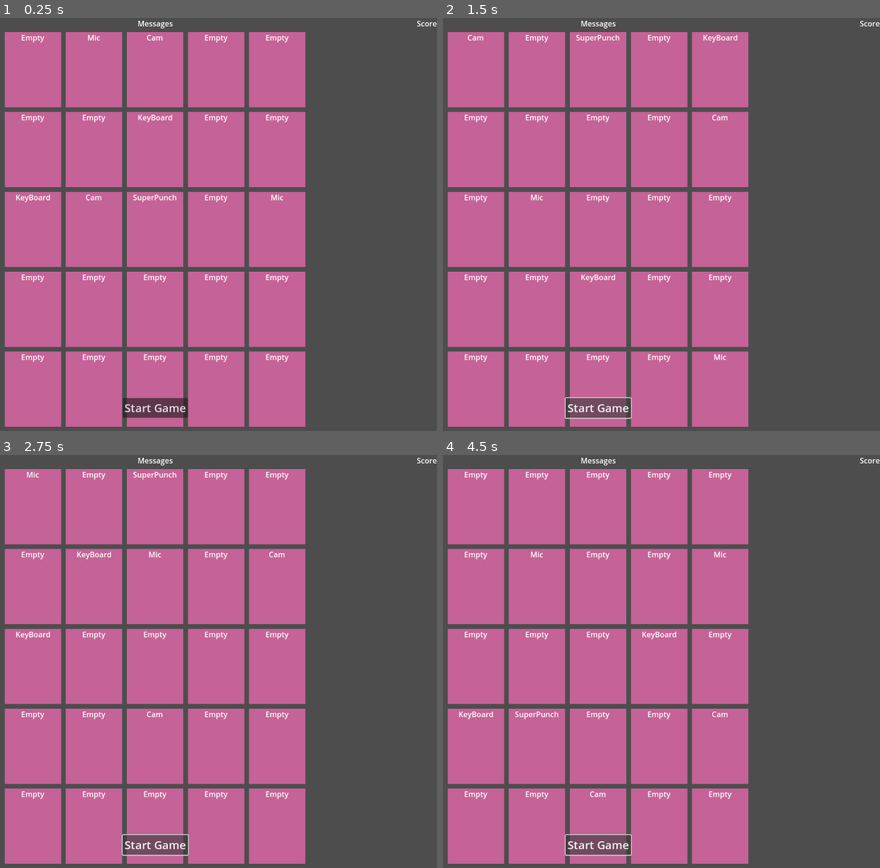
Above: before the commit, frames 1-4 (two rows, left to right).
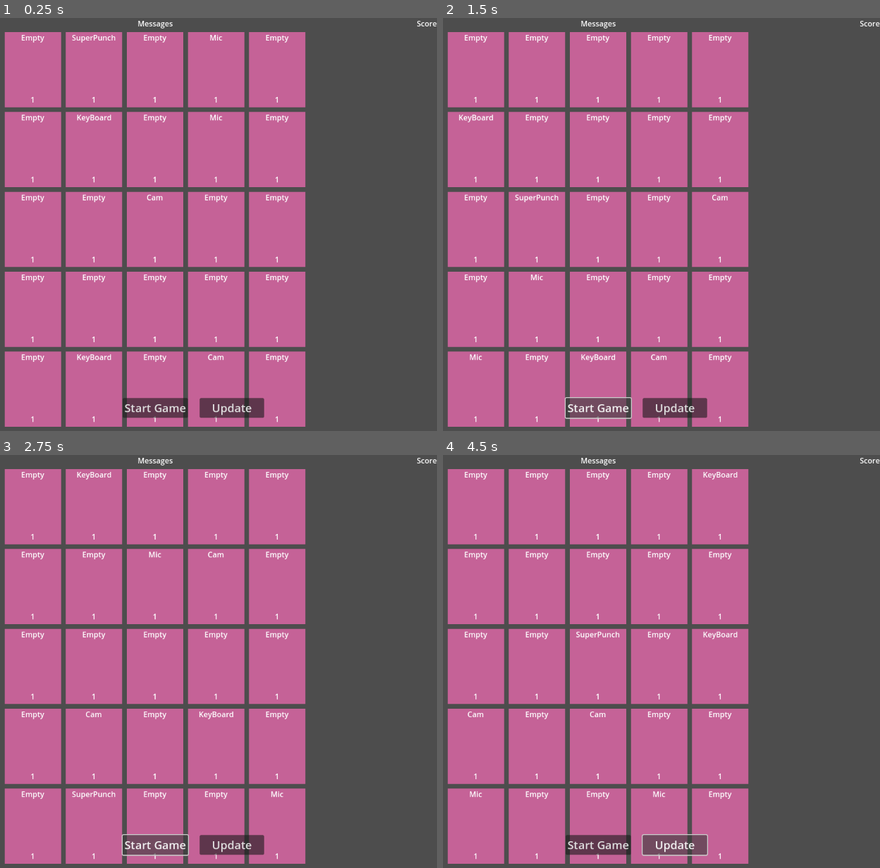
Above: after the commit, the same moments.

Repository: HAHAHA44/ArmMachineGameProto
Game: Godot game, scene res://Scenes/main.tscn
Two runs of this game, one before a commit and one after it. Both use one fixed random seed, a clock stepped at 60 frames per second and the inputs below.
Inputs:
- Up to frame 1 (0.25 s): no input
- Up to frame 2 (1.5 s): click "Start Game" (after the commit: "Update") at 0.5 s; click "Start Game" at 1.25 s
- Up to frame 3 (2.75 s): click "Start Game" at 2 s
- Up to frame 4 (4.5 s): click "Start Game" (after the commit: "Update") at 2.75 s; click "Start Game" at 3.5 s; click "Start Game" (after the commit: "Update") at 4.25 s

The runs differ from the first frame. In frame 1, 1.6% of the frame differs, in the area x 3-66%, y 4-98%; in frame 2, 1.7%; in frame 3, 1.6%; in frame 4, 1.9%, in the area x 3-68%, y 4-98%.

Commit message:
optimize the way of random token, and add update function

Diff:
--- a/Scenes/Token.tscn
+++ b/Scenes/Token.tscn
@@ -19,6 +19,24 @@
 grow_vertical = 2
 color = Color(0.772549, 0.384314, 0.592157, 1)
 
+[node name="Level" type="Label" parent="."]
+layout_mode = 1
+anchors_preset = 7
+anchor_left = 0.5
+anchor_top = 1.0
+anchor_right = 0.5
+anchor_bottom = 1.0
+offset_left = -22.0
+offset_top = -28.0
+offset_right = 22.0
+offset_bottom = -5.0
+grow_horizontal = 2
+grow_vertical = 0
+text = "lvl
+"
+horizontal_alignment = 1
+vertical_alignment = 1
+
 [node name="Label" type="Label" parent="."]
 layout_mode = 1
 anchors_preset = 5
@@ -28,6 +46,6 @@
 offset_right = 22.0
 offset_bottom = 23.0
 grow_horizontal = 2
-text = "sssqq"
+text = "label"
 horizontal_alignment = 1
 vertical_alignment = 1
--- a/Scenes/hud.tscn
+++ b/Scenes/hud.tscn
@@ -42,5 +42,24 @@
 
 [node name="MessageTimer" type="Timer" parent="."]
 
+[node name="TestBtns" type="Node" parent="."]
+
+[node name="StartButton" type="Button" parent="TestBtns"]
+anchors_preset = 7
+anchor_left = 0.5
+anchor_top = 1.0
+anchor_right = 0.5
+anchor_bottom = 1.0
+offset_left = 95.0
+offset_top = -91.0
+offset_right = 232.0
+offset_bottom = -49.0
+grow_horizontal = 2
+grow_vertical = 0
+size_flags_vertical = 4
+theme_override_font_sizes/font_size = 24
+text = "Update"
+
 [connection signal="pressed" from="StartButton" to="." method="_on_start_button_pressed"]
 [connection signal="timeout" from="MessageTimer" to="." method="_on_message_timer_timeout"]
+[connection signal="pressed" from="TestBtns/StartButton" to="." method="_on_start_button_pressed"]
--- a/Scripts/HUD.gd
+++ b/Scripts/HUD.gd
@@ -1,5 +1,6 @@
 extends CanvasLayer
 
+var tokenPool = preload("res://Scripts/TokenPool.gd")
 signal start_game
 
 # Called when the node enters the scene tree for the first time.
@@ -33,6 +34,9 @@
 	#$StartButton.hide()
 	start_game.emit()
 
+func random_update_a_token():
+	#tokenPool.instance.
+	pass
 
 func _on_message_timer_timeout():
 	$MessageLabel.hide()
--- a/Scripts/Main.gd
+++ b/Scripts/Main.gd
@@ -7,6 +7,7 @@
 
 # Called when the node enters the scene tree for the first time.
 func _ready():
+	tokenPool.load_tokens()
 	initial_panel_randomly()
 
 func initial_panel_randomly():
@@ -14,45 +15,47 @@
 	var rowNum = 5
 	var colNum = 5
 	print("got row num: ", rowNum, ",   got col num: ", colNum)
-	var arr = arrangeTokens(tokens, rowNum, colNum)
-	print(arr.size(), arr[0].size())
-	mountTokensOntoPanel(arr)
+	arrangeTokens(tokens, rowNum, colNum)
+	mountTokensOntoPanel(tokens, rowNum, colNum)
 
 # Called every frame. 'delta' is the elapsed time since the previous frame.
 func _process(_delta):
 	pass
 
 func arrangeTokens(tokens: Array[CToken], rowNum: int, colNum: int):
+	#var retArr = []
+
+	var count = rowNum * colNum
+	for i in range(tokens.size(), count):
+		var token = TokenScene.instantiate()
+		token.initialize("Empty")
+		tokens.append(token)
+
 	tokens.shuffle()
-	var retArr = []
-	for i in range(rowNum):
-		var row = []
-		for j in range(colNum):
-			var token = TokenScene.instantiate()
-			token.initialize("Empty")
-			row.append(token)
-		retArr.append(row)
 
-	for token in tokens:
-		setTokenTo2DArrRandomly(token, retArr, colNum, colNum)
-	for rets in retArr:
-		tokenPool.printTokens(rets)
+	#for i in range(rowNum):
+		#var row = []
+		#retArr.append(row)
+		#
+	#for token in tokens:
+		#setTokenTo2DArrRandomly(token, retArr, colNum, colNum)
+	#for rets in retArr:
+		#tokenPool.printTokens(rets)
 
-	return retArr
+	#return retArr
 
-func mountTokensOntoPanel(tokenArrs):
-	var r = 0
-	var c = 0
-	for row in tokenArrs:
+func mountTokensOntoPanel(tokenArrs, rowNum: int, colNum: int):
+	print("mount tokens onto panel, ", rowNum, ", ", colNum)
+	var count = 0
+	for row in range(rowNum):
 		var reel = ReelScene.instantiate()
-		r += 1
-		c = 0
-		for token in row:
-			c += 1
-			print(r, c)
+		for col in range(colNum):
+			var token = tokenArrs[count]
 			reel.add_child(token)
+			count += 1
+			print("row, ", row, "col, ", col, token.tokenName)
 		$Panel.add_child(reel)
-
+	#print_tree_pretty()
 
 func setTokenTo2DArrRandomly(token, arr, row, col):
 	var randRow = randi() % row
@@ -67,5 +70,8 @@
 	initial_panel_randomly()
 
 func reset_panel():
-	for child in $Panel.get_children():
-		child.queue_free()
+	print("reset panel")
+	for reel in $Panel.get_children():
+		for token in reel.get_children():
+			reel.remove_child(token)
+		reel.queue_free()
--- a/Scripts/Token.gd
+++ b/Scripts/Token.gd
@@ -3,13 +3,14 @@
 static  var max_id = 0
 var id: int
 @export var tokenName: String = "Default Text"
+@export var level: String = "1"
 
 
 # Called when the node enters the scene tree for the first time.
 func _ready():
-	pass # Replace with function body.
+	#pass # Replace with function body.
 	$Label.text = tokenName
-
+	$Level.text = level
 
 # Called every frame. 'delta' is the elapsed time since the previous frame.
 func _process(delta):
@@ -19,8 +20,15 @@
 	print("initialize called", max_id)
 	max_id += 1
 	id = max_id
-	tokenName = p_name
+	set_token_name(p_name)
 
+func set_level(_level):
+	level = _level
+	$Level.text = _level
+
+func set_token_name(_name):
+	$Level.text = _name
+	tokenName = _name
 
 func toString():
 	return "id:" + str(id) + ", name:" + tokenName
--- a/Scripts/TokenPool.gd
+++ b/Scripts/TokenPool.gd
@@ -6,17 +6,18 @@
 
 # Called when the node enters the scene tree for the first time.
 func _ready():
-	pass # Replace with function body.
+	print("token pool is ready")
+
+func load_tokens():
+	tokens = JsonLoader.serilizeTokens(TokenScene) as Array[CToken]
 
 func getCurrentTokens() -> Array[CToken]:
-	tokens = JsonLoader.serilizeTokens(TokenScene) as Array[CToken]
+	print("get current tokens")
 	printTokens(tokens)
 	return tokens
 
 func generateToken():
 	pass
-
-
 
 func add():
 	pass
@@ -28,6 +29,9 @@
 func _process(_delta):
 	pass
 
+func random_update_a_token():
+	tokens
+
 func printTokens(inputTokens):
 	for token in inputTokens:
 		print(token.toString())
